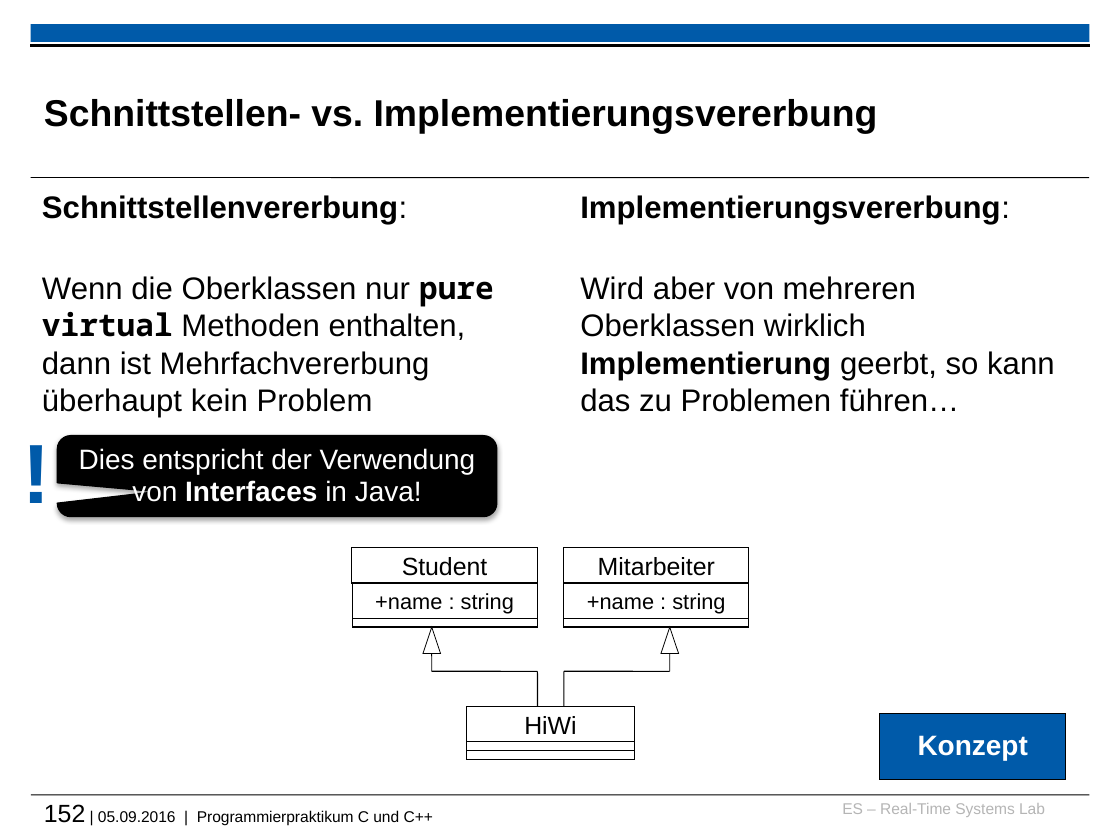
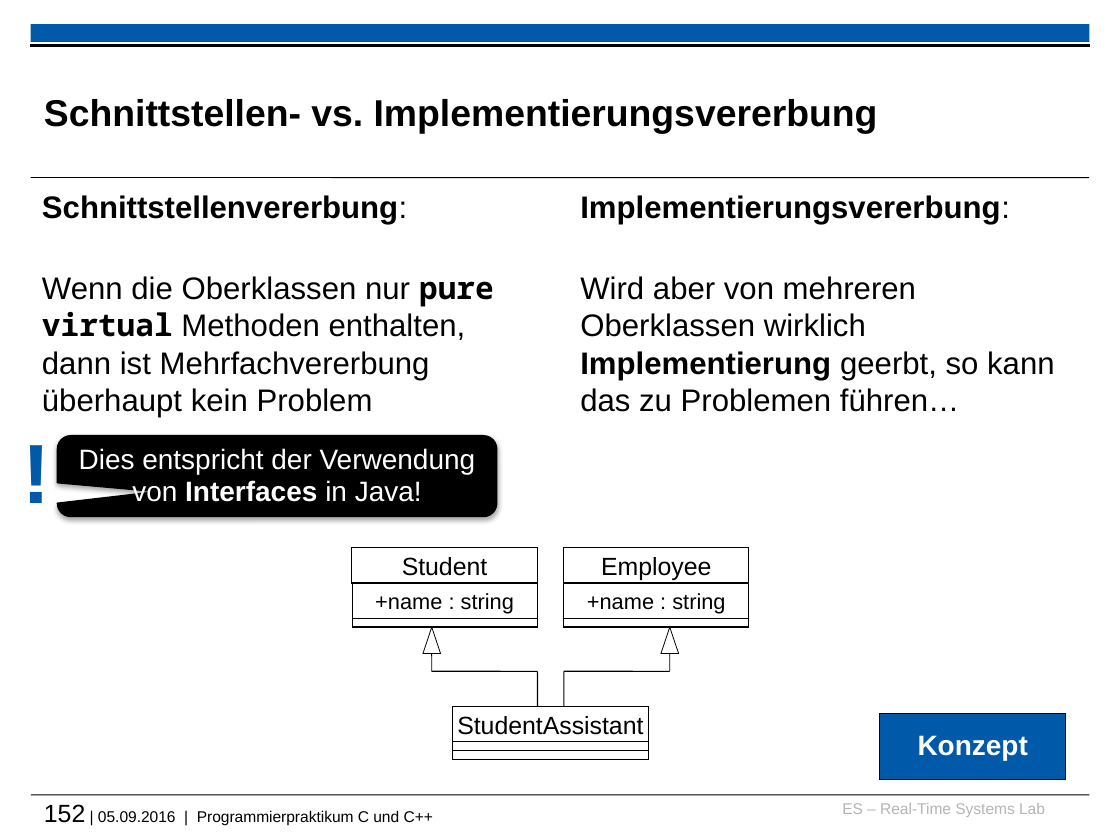
Before and after one commit to h82k/tud-cppp, a slide deck: slide 152 of cppp_lecture.pptx. Drawn at 1120x840 pixels with LibreOffice and Linux fonts; fonts in the diff are those of the drawing; background and template pictures are left out. Boxes give left, top, right and bottom in pixels: in the first picture for what was removed or moved away, otherwise in the second. Text is boxed around its words. In the diff, an @@ line names an element or a change of style, - is before the commit and + after.

```diff
--- a/cppp_lecture.pptx
+++ b/cppp_lecture.pptx
@@ text in rectangle at (x1=601, y1=557, x2=711, y2=580): text changed @@
-Mitarbeiter
+Employee
@@ rectangle "StudentAssistant" resized from (x1=467, y1=707, x2=635, y2=743) to (x1=452, y1=707, x2=648, y2=743) @@
@@ text in rectangle at (x1=457, y1=716, x2=643, y2=735): text changed @@
-HiWi
+StudentAssistant
@@ rectangle resized from (x1=467, y1=741, x2=635, y2=750) to (x1=452, y1=741, x2=648, y2=750) @@
@@ rectangle resized from (x1=467, y1=750, x2=635, y2=759) to (x1=452, y1=750, x2=648, y2=759) @@
```
Also in this commit, not shown: 19 other slides changed, 2 other files.
